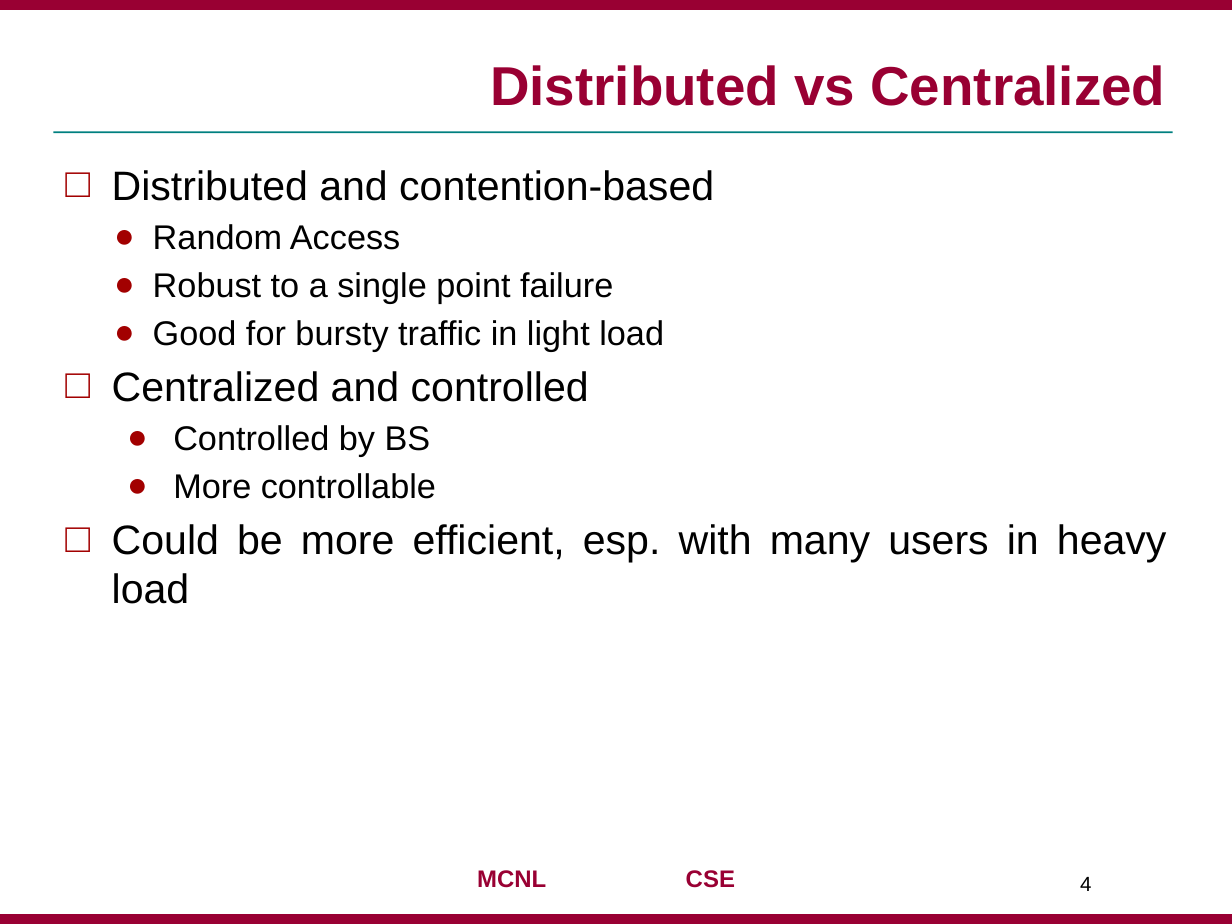
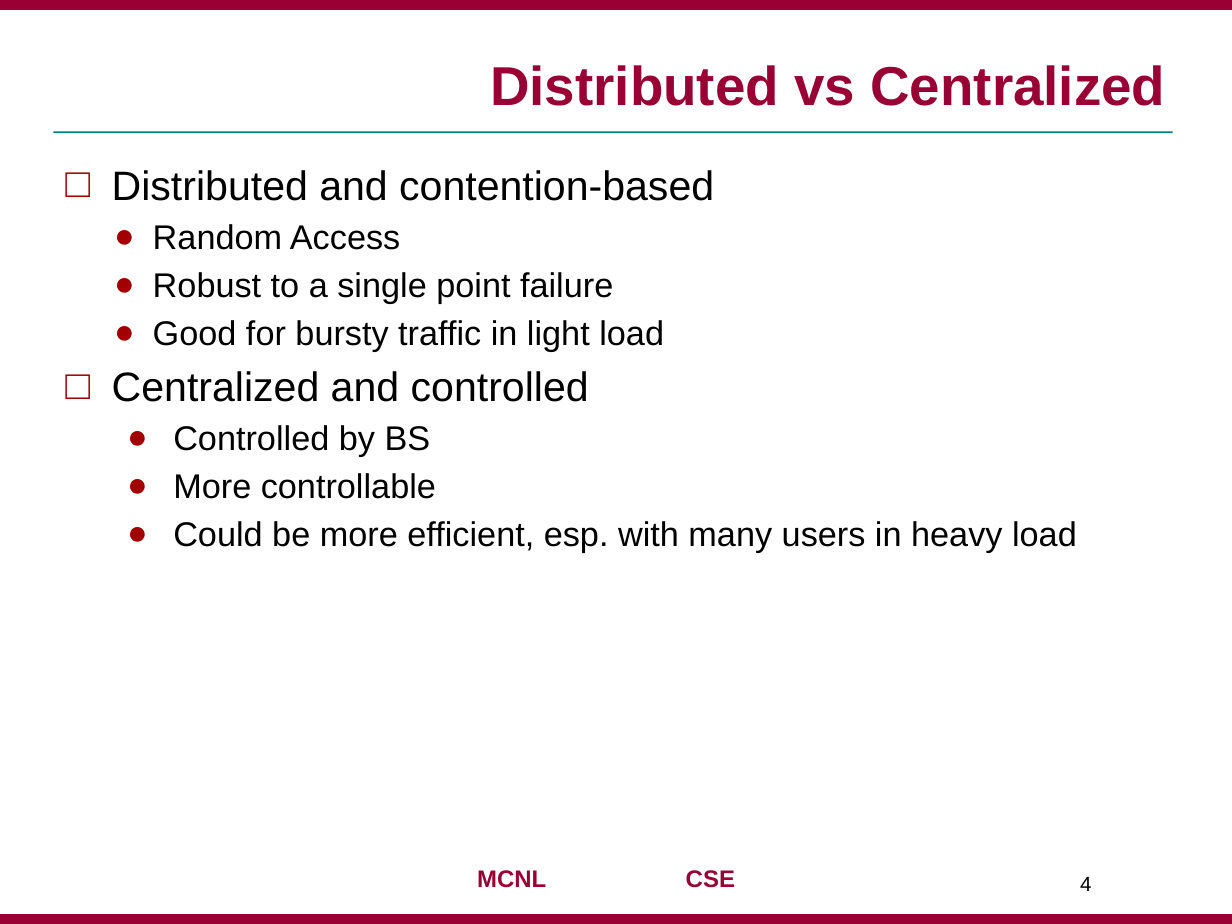
Before and after one commit to jaejunha/Paper, a slide deck: slide 4 of Daily(written_in_Korean)/180901.pptx. Drawn at 1232x924 pixels with LibreOffice and Linux fonts; fonts in the diff are those of the drawing; background and template pictures are left out. Boxes give left, top, right and bottom in pixels: in the first picture for what was removed or moved away, otherwise in the second. Text is boxed around its words. In the diff, an @@ line names an element or a change of style, - is before the commit and + after.

```diff
--- a/Daily(written_in_Korean)/180901.pptx
+++ b/Daily(written_in_Korean)/180901.pptx
@@ text at <box>173,521,1077,552</box>: size 24 to 20 pt in "Could be more efficient, esp. with many ..."; bullet □ to ●; list level 1 to 2 in "Could be more efficient, esp. ..." @@
```
Also in this commit, not shown: 3 other slides changed, 13 slides added, 2 slides removed.
